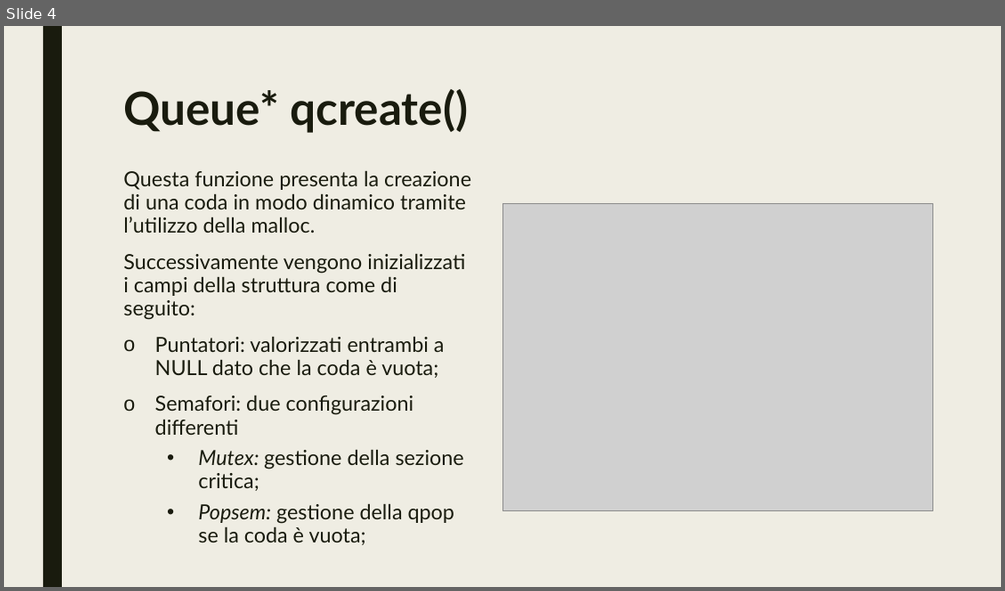
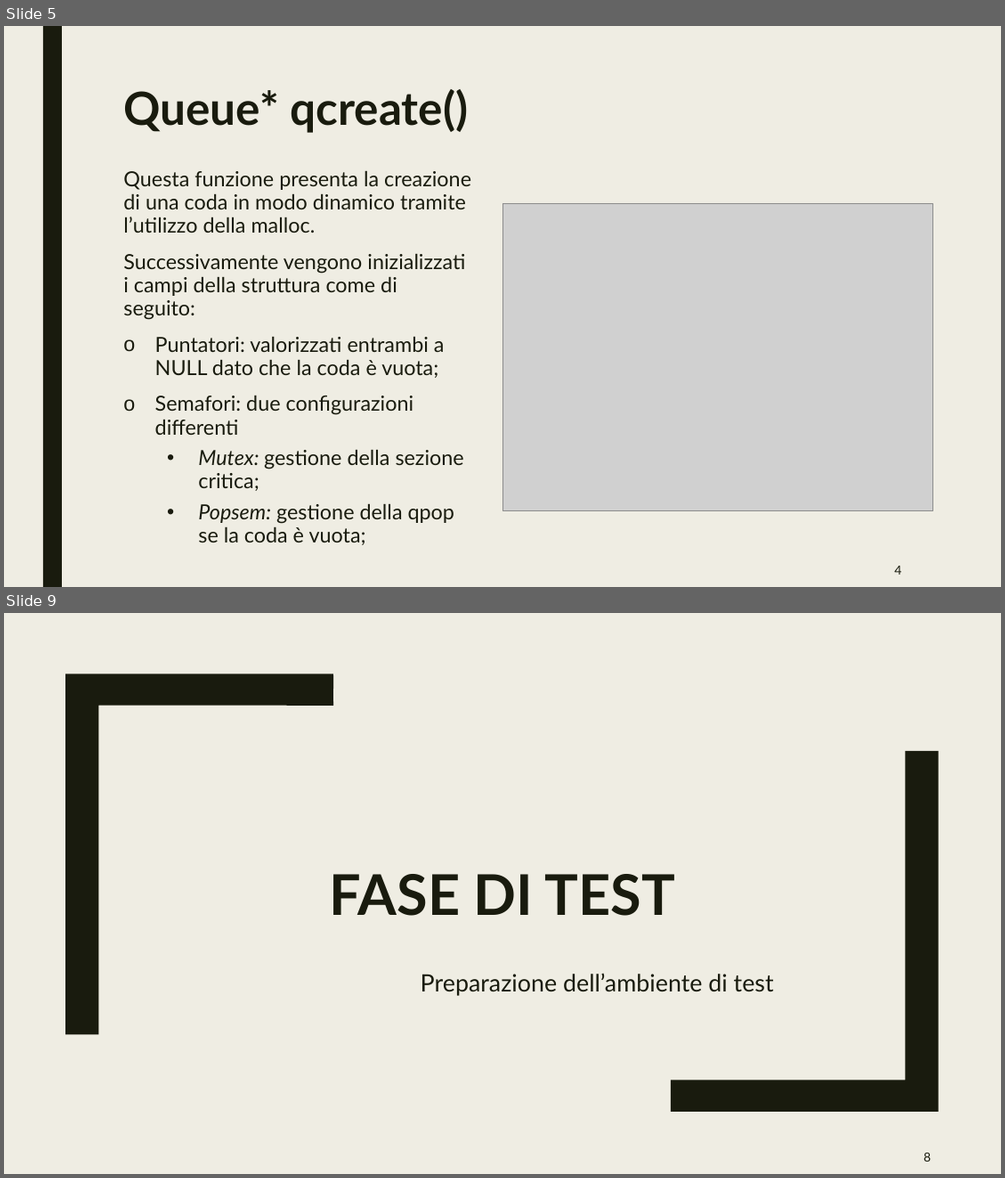
Before and after one commit to mleone21/RTES-Project, a slide deck: Presentazione progetto rtes.pptx. Shown one above the other, each under a label of ours: slide 4 before the commit, slides 5 and 9 after it; the slides between them are not shown. The pictures are 1005x591 and 1005x1178 pixels, drawn with LibreOffice and Linux fonts; fonts in the diff are those of the drawing; grey boxes stand for pictures. Boxes give left, top, right and bottom in pixels: in the first picture for what was removed or moved away, otherwise in the second. Text is boxed around its words. In the diff, an @@ line names an element or a change of style, - is before the commit and + after.

```diff
--- a/Presentazione progetto rtes.pptx
+++ b/Presentazione progetto rtes.pptx
@@ slide 9 added at bbox=[4, 613, 1001, 1174], background #EFEDE3 @@
@@ freeform shape added at bbox=[65, 674, 333, 1034], fill #191B0E @@
@@ freeform shape added at bbox=[671, 751, 938, 1111], fill #191B0E @@
@@ title added at bbox=[330, 874, 675, 916], 54 pt, text #191B0E, bold @@
+FASE DI TEST
@@ subtitle added at bbox=[421, 973, 774, 996], 23 pt, text #191B0E @@
+Preparazione dell’ambiente di test
@@ page number added at bbox=[923, 1152, 930, 1161], 12 pt, text #191B0E @@
+8
@@ what was slide 4 is now slide 5 @@
@@ slide 5 changed as well @@
@@ page number added at bbox=[894, 565, 901, 574], 12 pt, text #191B0E @@
+4
```
Also in this commit, not shown: 3 other slides changed, 12 other slides added, 9 slides removed.
